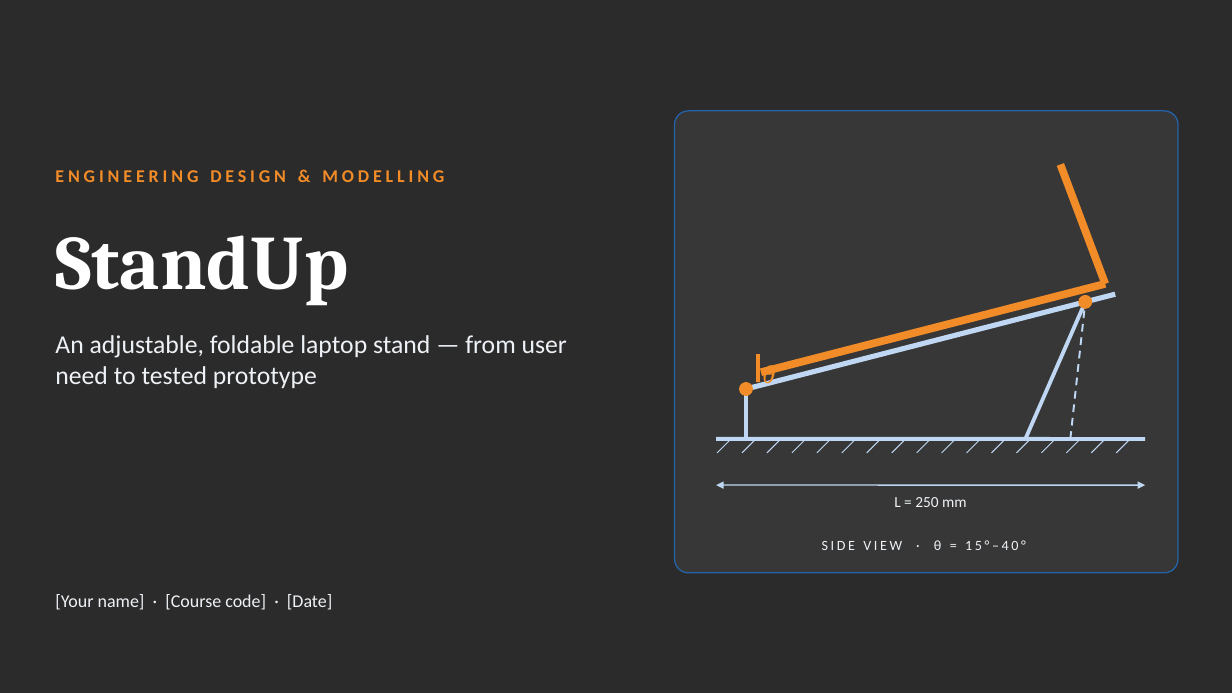
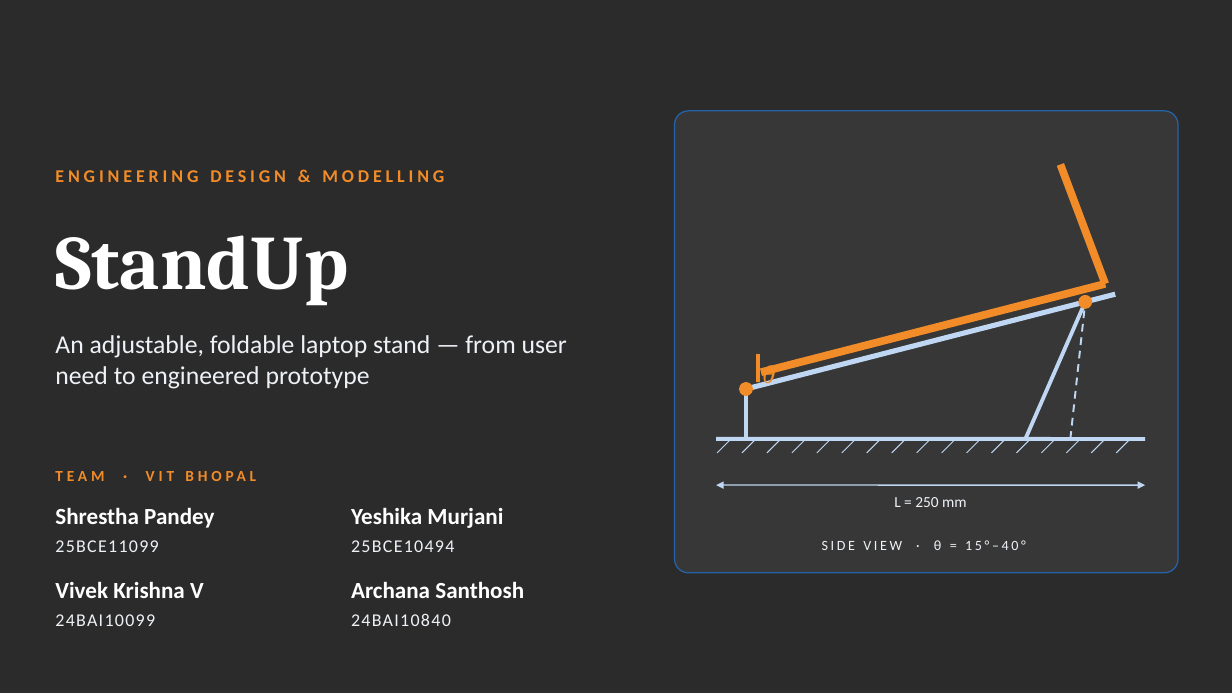
Before and after one commit to shrestha-droid/borepro, a slide deck: slide 1 of EngDesign_Prototype_Showcase.pptx. Drawn at 1232x693 pixels with LibreOffice and Linux fonts; fonts in the diff are those of the drawing; background and template pictures are left out; a plain dark background stands for a picture behind light text. Boxes give left, top, right and bottom in pixels: in the first picture for what was removed or moved away, otherwise in the second. Text is boxed around its words. In the diff, an @@ line names an element or a change of style, - is before the commit and + after.

```diff
--- a/EngDesign_Prototype_Showcase.pptx
+++ b/EngDesign_Prototype_Showcase.pptx
@@ text at bbox=[55, 335, 567, 389]: text changed @@
-An adjustable, foldable laptop stand — from user need to tested prototype
+An adjustable, foldable laptop stand — from user need to engineered prototype
@@ text added at bbox=[55, 471, 104, 481], 12 pt, text #F28C28, bold @@
+TEAM · VIT BHOPAL
@@ text added at bbox=[55, 507, 214, 528], 18 pt, text #FFFFFF, bold @@
+Shrestha Pandey
@@ text added at bbox=[351, 507, 503, 528], 18 pt, text #FFFFFF, bold @@
+Yeshika Murjani
@@ text added at bbox=[55, 540, 158, 552], 14 pt, text #EEF2F6 @@
+25BCE11099
@@ text added at bbox=[351, 540, 454, 552], 14 pt, text #EEF2F6 @@
+25BCE10494
@@ text removed at bbox=[55, 594, 332, 610] @@
-[Your name] · [Course code] · [Date]
@@ text added at bbox=[55, 581, 204, 598], 18 pt, text #FFFFFF, bold @@
+Vivek Krishna V
@@ text added at bbox=[351, 581, 524, 598], 18 pt, text #FFFFFF, bold @@
+Archana Santhosh
@@ text added at bbox=[55, 614, 155, 626], 14 pt, text #EEF2F6 @@
+24BAI10099
@@ text added at bbox=[351, 613, 451, 626], 14 pt, text #EEF2F6 @@
+24BAI10840
```
Also in this commit, not shown: 5 other slides changed.
